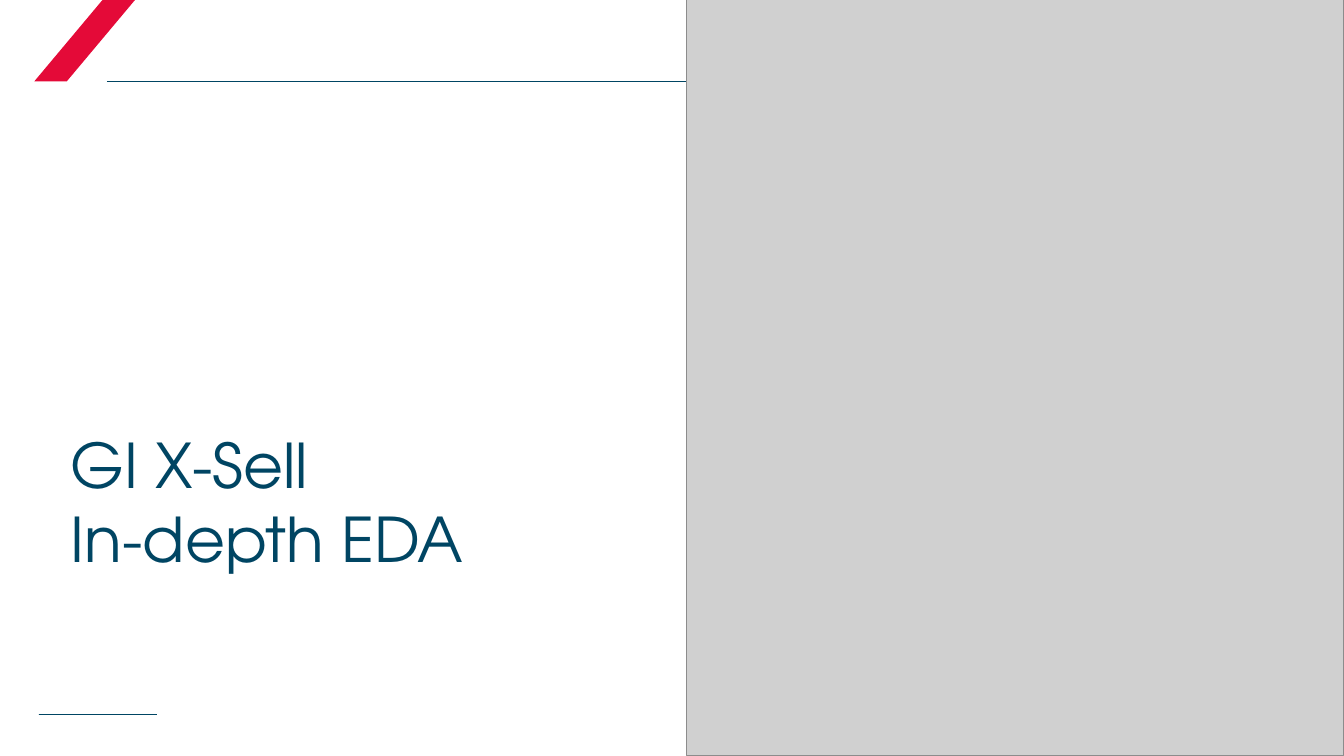
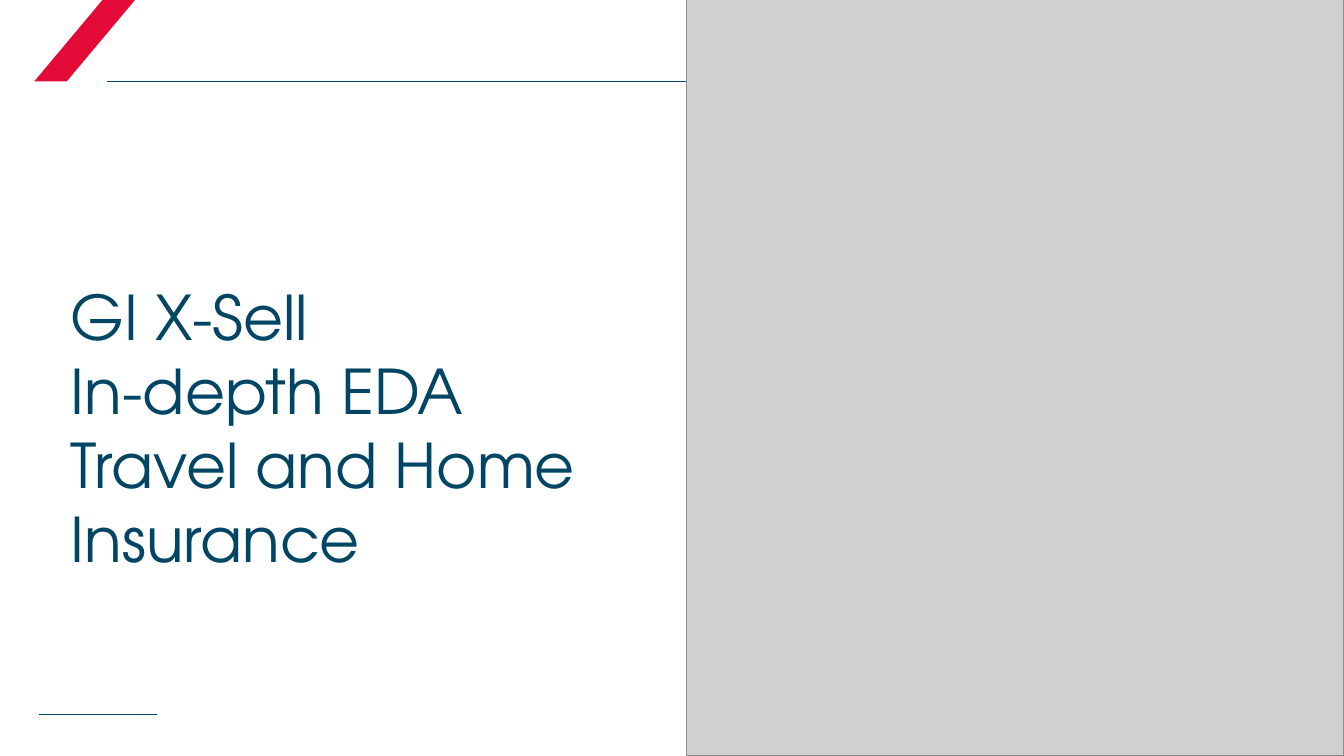
Before and after one commit to ithiria894/FateAi, a slide deck: slide 1 of DATAS/202303 GI Travel EDA - Sharing with GI team.pptx. Drawn at 1344x756 pixels with LibreOffice and Linux fonts; fonts in the diff are those of the drawing; grey boxes stand for pictures. Boxes give left, top, right and bottom in pixels: in the first picture for what was removed or moved away, otherwise in the second. Text is boxed around its words. In the diff, an @@ line names an element or a change of style, - is before the commit and + after.

```diff
--- a/DATAS/202303 GI Travel EDA - Sharing with GI team.pptx
+++ b/DATAS/202303 GI Travel EDA - Sharing with GI team.pptx
@@ title at (71, 293, 575, 563): text changed @@
-GI X-Sell
-In-depth EDA
+GI X-Sell
+In-depth EDA
+Travel and Home Insurance
```
Also in this commit, not shown: 29 other slides changed, 3 other files.
